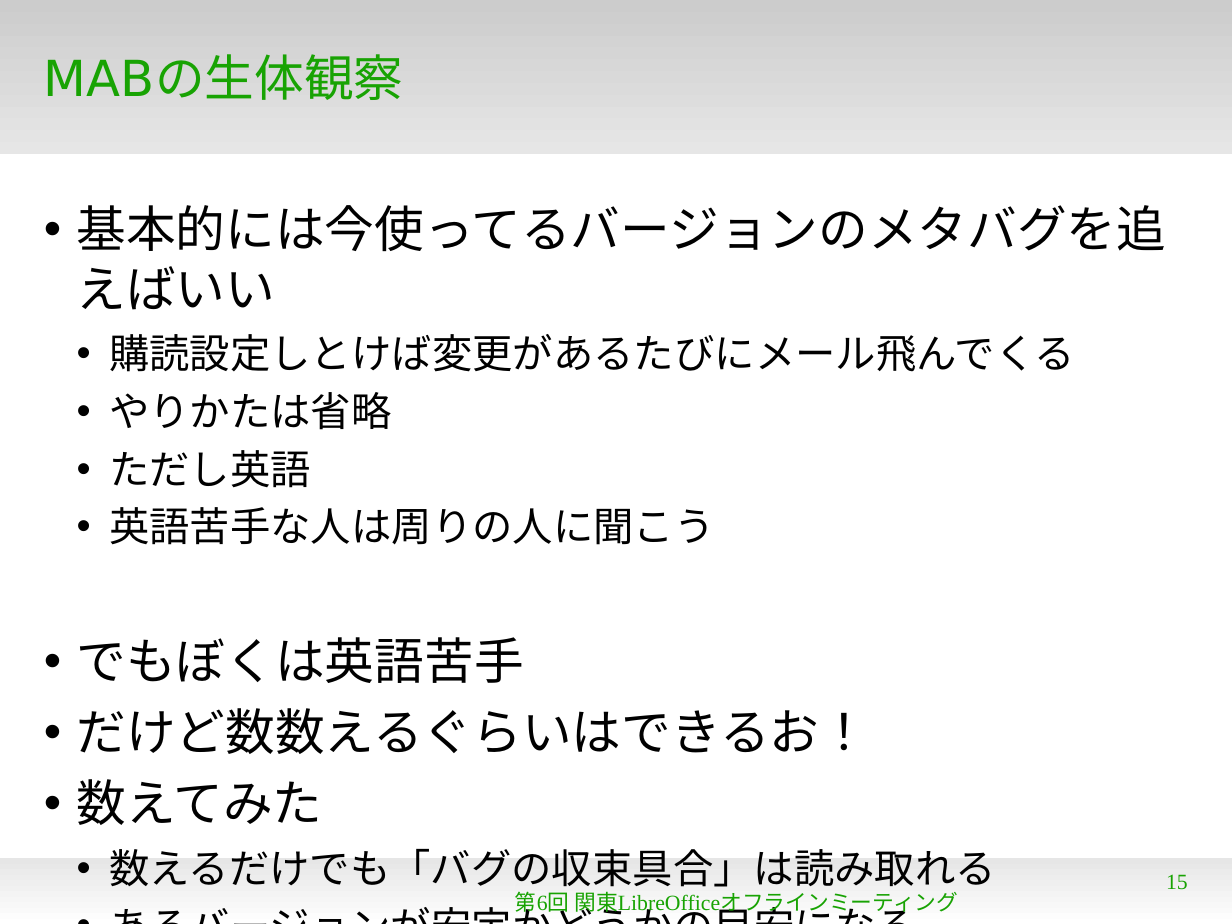
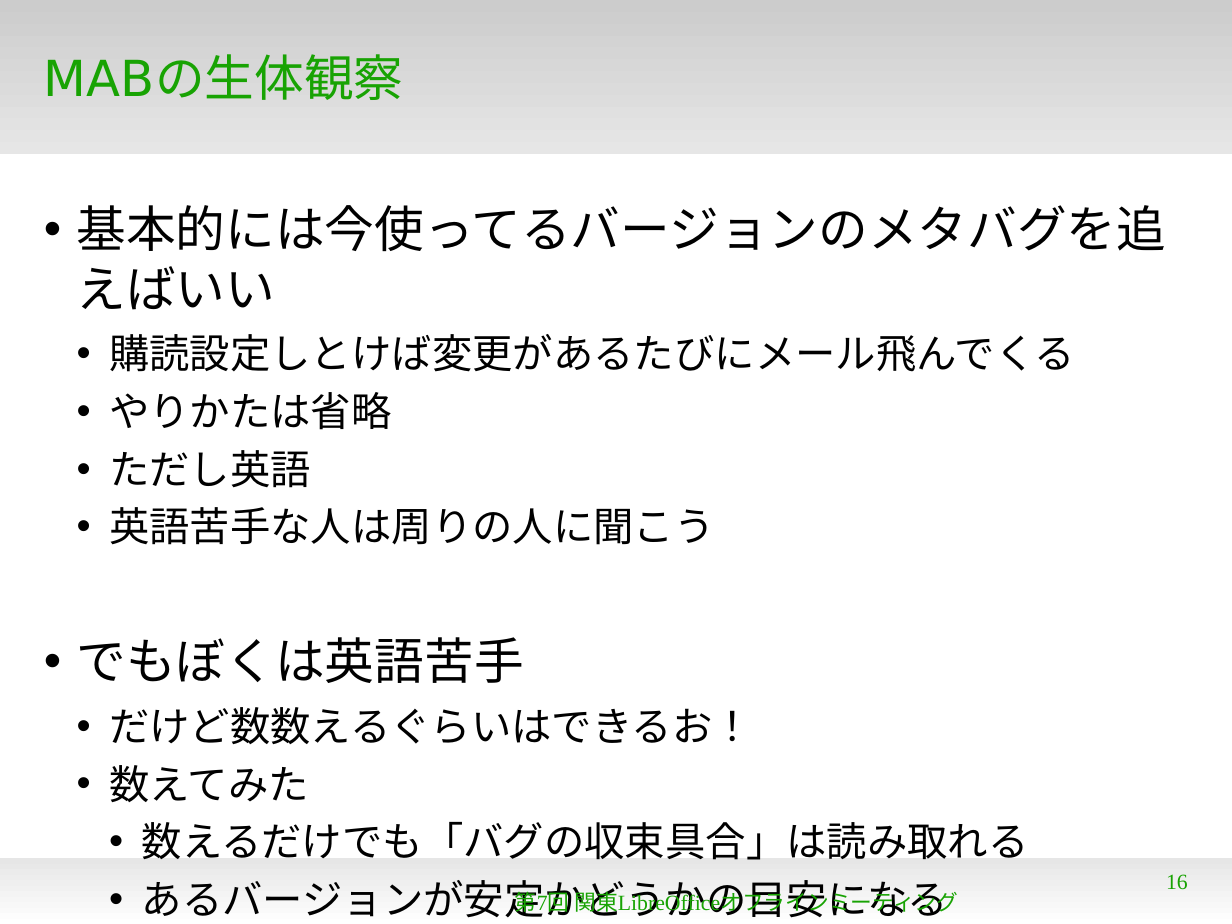
Before and after one commit to naruoga/KantoLibreOffice, a slide deck: slide 16 of Aug2013/MAB.odp (slide 15 before the commit). Drawn at 1232x924 pixels with LibreOffice and Linux fonts; fonts in the diff are those of the drawing; background and template pictures are left out. Boxes give left, top, right and bottom in pixels: in the first picture for what was removed or moved away, otherwise in the second. Text is boxed around its words. In the diff, an @@ line names an element or a change of style, - is before the commit and + after.

```diff
--- a/Aug2013/MAB.odp
+++ b/Aug2013/MAB.odp
@@ text at [109,707,1029,918]: size 32 to 26 pt in "だけど数数えるぐらいはできるお！", "数えてみた"; list level 1 to 2 in "だけど数数えるぐらいはできるお！"; list level 1 to 2 in "数えてみた"; list level 2 to 3 in "数えるだけでも「バグの収束具合」は読み取れる"; list level 2 to 3 in "あるバージョンが安定かどうかの目安になる" @@
@@ text at [515,888,958,915]: text changed @@
-第6回 関東LibreOfficeオフラインミーティング
+第7回 関東LibreOfficeオフラインミーティング
@@ page number at [1166,874,1188,890]: text changed @@
-15
+16
```
Also in this commit, not shown: 15 other slides changed, 7 slides added, 2 other files.
